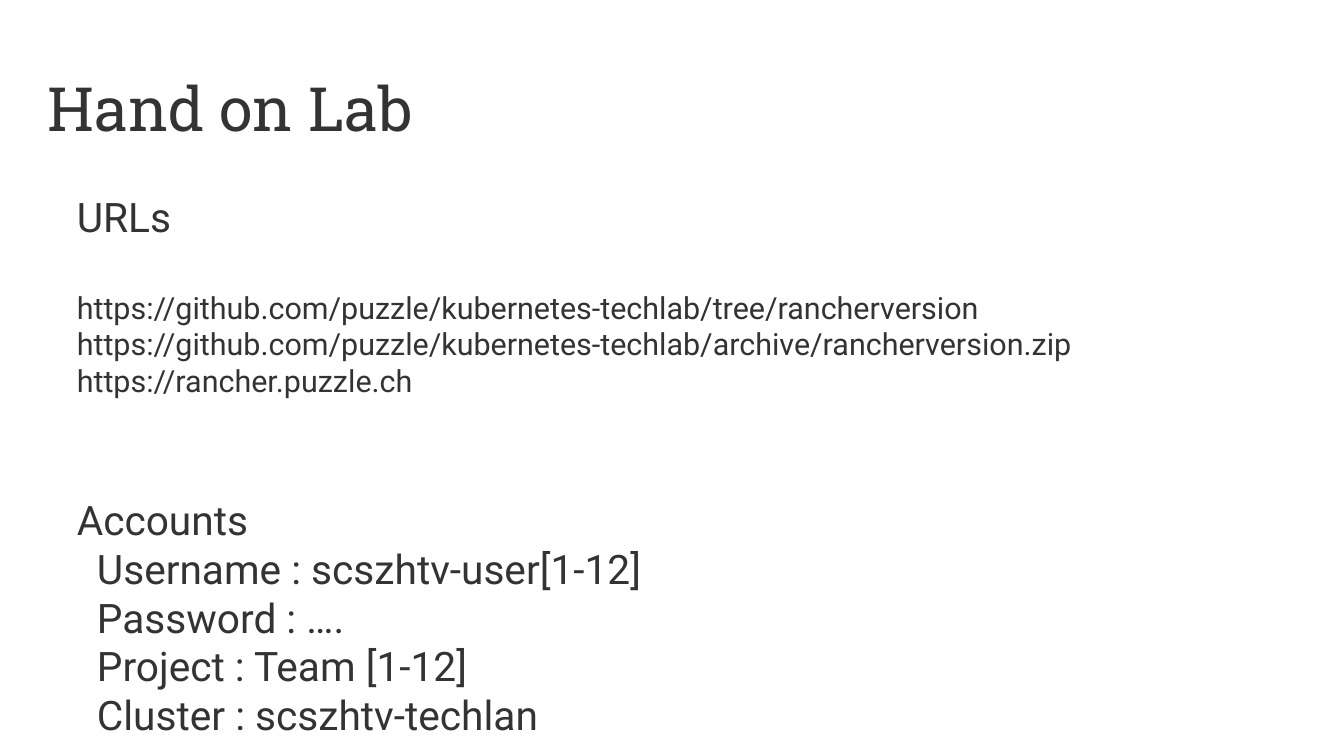
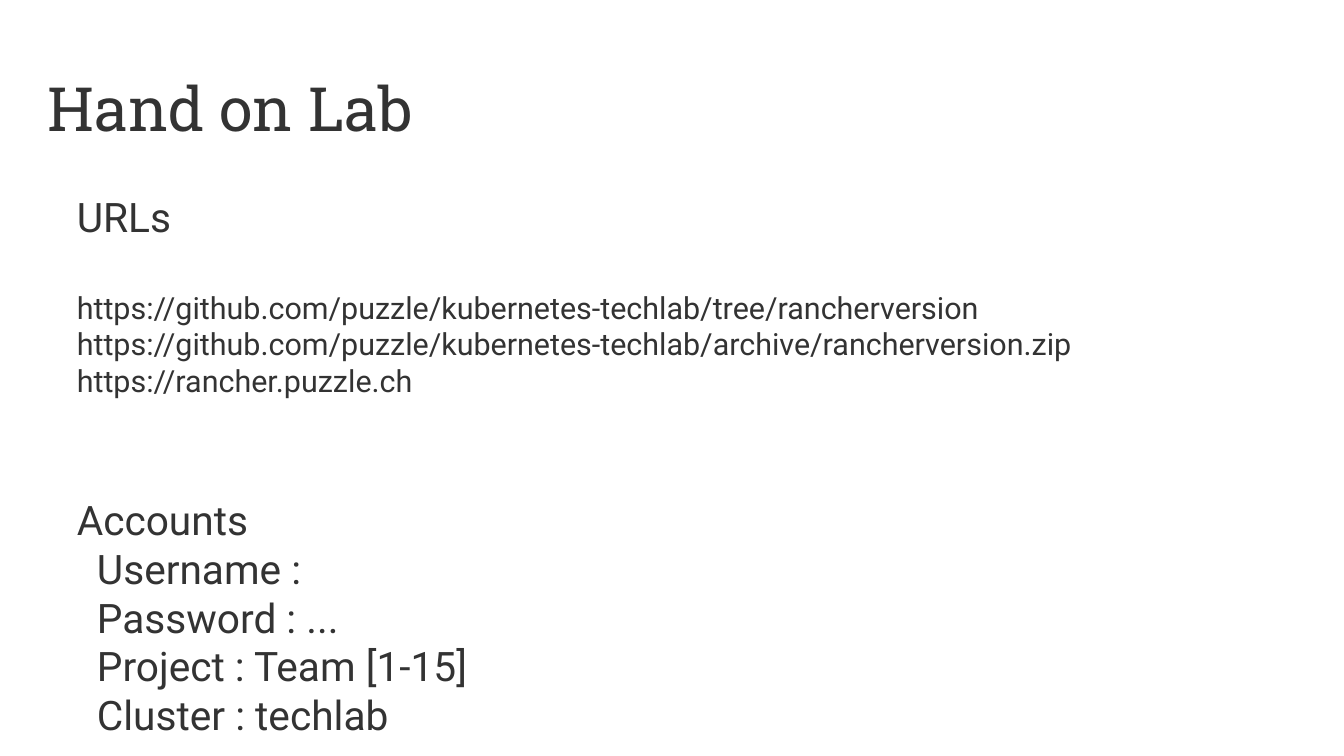
Before and after one commit to puzzle/kubernetes-techlab, a slide deck: slide 25 of presentation/introduction.odp. Drawn at 1344x756 pixels with LibreOffice and Linux fonts; fonts in the diff are those of the drawing. Boxes give left, top, right and bottom in pixels: in the first picture for what was removed or moved away, otherwise in the second. Text is boxed around its words. In the diff, an @@ line names an element or a change of style, - is before the commit and + after.

Commit message:
Update techlab slides

```diff
--- a/presentation/introduction.odp
+++ b/presentation/introduction.odp
@@ text at (x1=77, y1=506, x2=467, y2=731): text changed @@
-Accounts
-Username : scszhtv-user[1-12]
-Password : ….
-Project : Team [1-12]
-Cluster : scszhtv-techlan
+Accounts
+Username :
+Password : ...
+Project : Team [1-15]
+Cluster : techlab
```
Also in this commit, not shown: 3 other slides changed, 3 other files.
